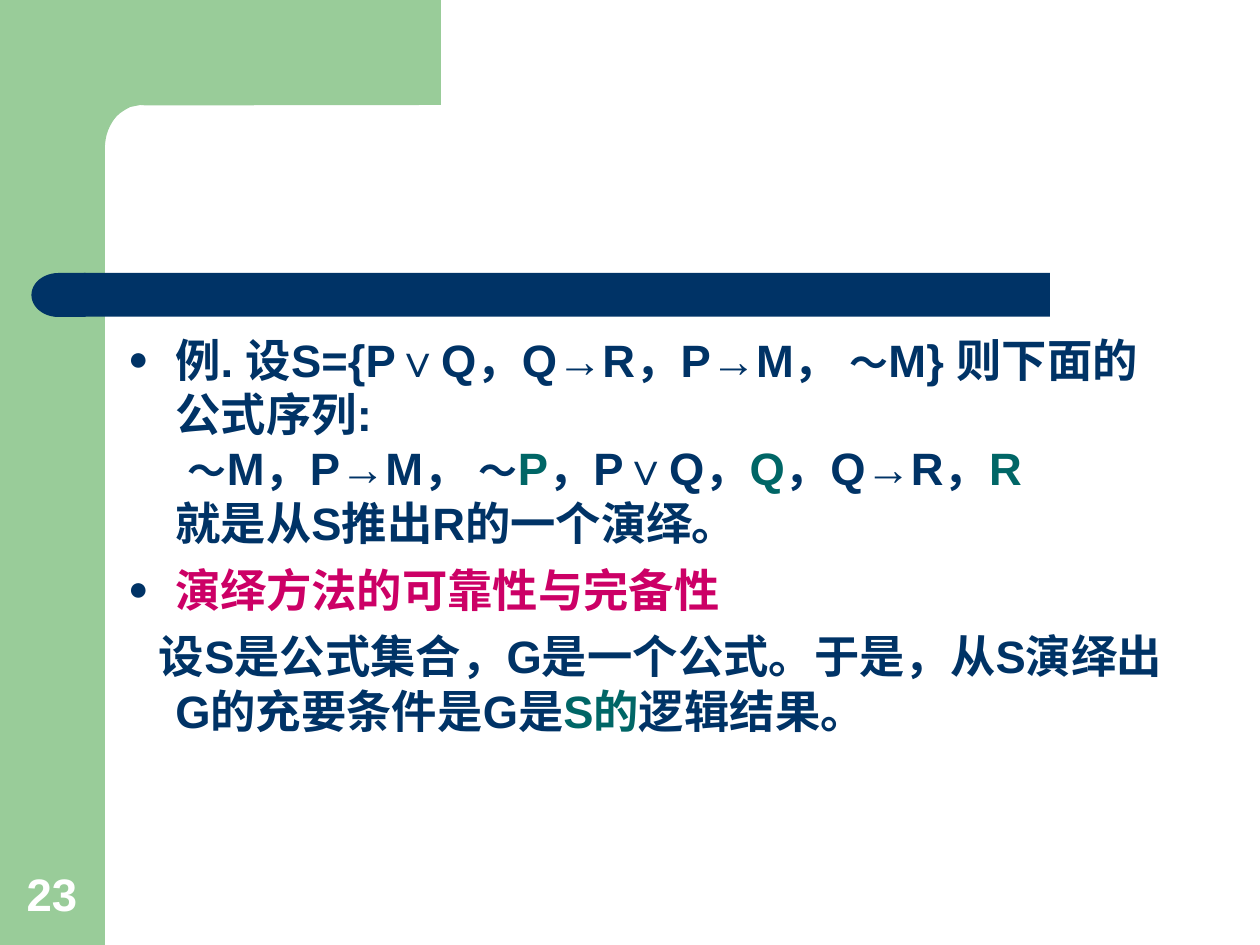
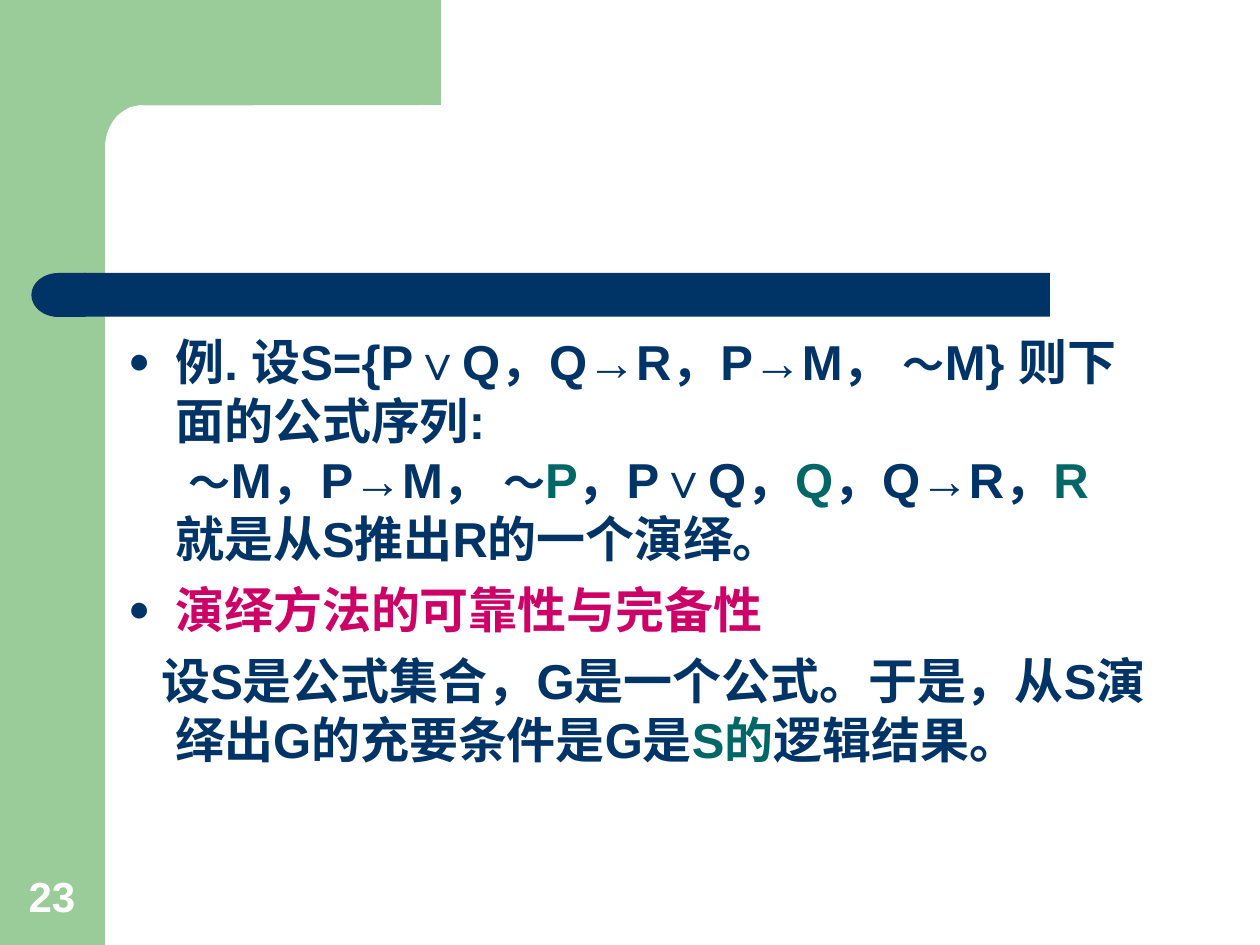
Before and after one commit to jxwb088047/AI_Review, a slide deck: slide 23 of 人工智能PPT/5. 逻辑表示及推理方法.ppt. Drawn at 1260x945 pixels with LibreOffice and Linux fonts; fonts in the diff are those of the drawing. Boxes give left, top, right and bottom in pixels: in the first picture for what was removed or moved away, otherwise in the second. Text is boxed around its words. In the diff, an @@ line names an element or a change of style, - is before the commit and + after.

```diff
--- a/人工智能PPT/5. 逻辑表示及推理方法.ppt
+++ b/人工智能PPT/5. 逻辑表示及推理方法.ppt
@@ text "例. 设S={P∨Q，Q→R，P→M， ～M} 则下面的公式序列: ～M，P→M， ..." at [161,338,1145,763]: size 25.9 to 28 pt; size 22.2 to 24 pt in "～M} ～M，P→M， ～P，P∨Q，Q，Q→R，R" @@
@@ page number at [29,883,76,913]: size 26 to 24.1 pt @@
```
Also in this commit, not shown: 12 other slides changed, 10 other files.
